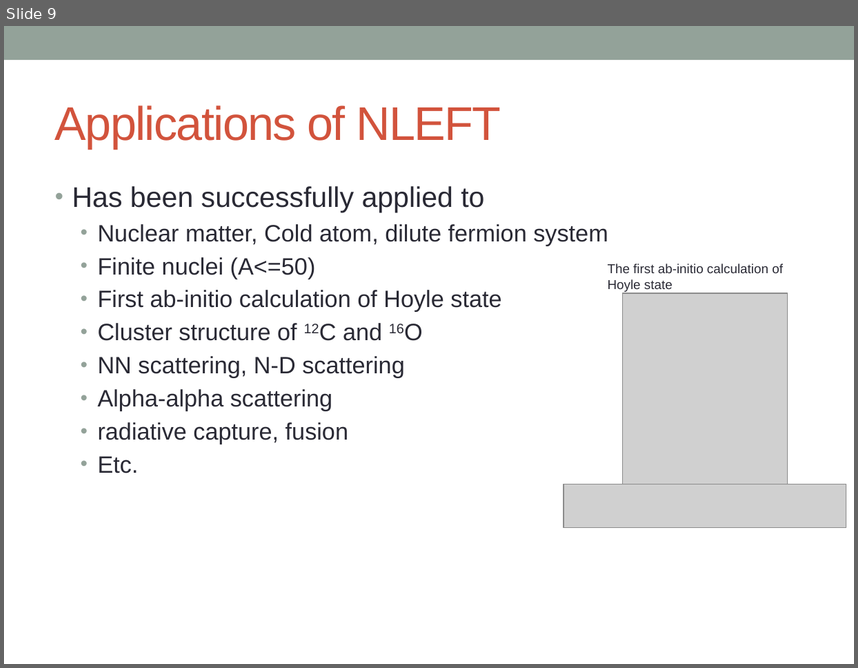
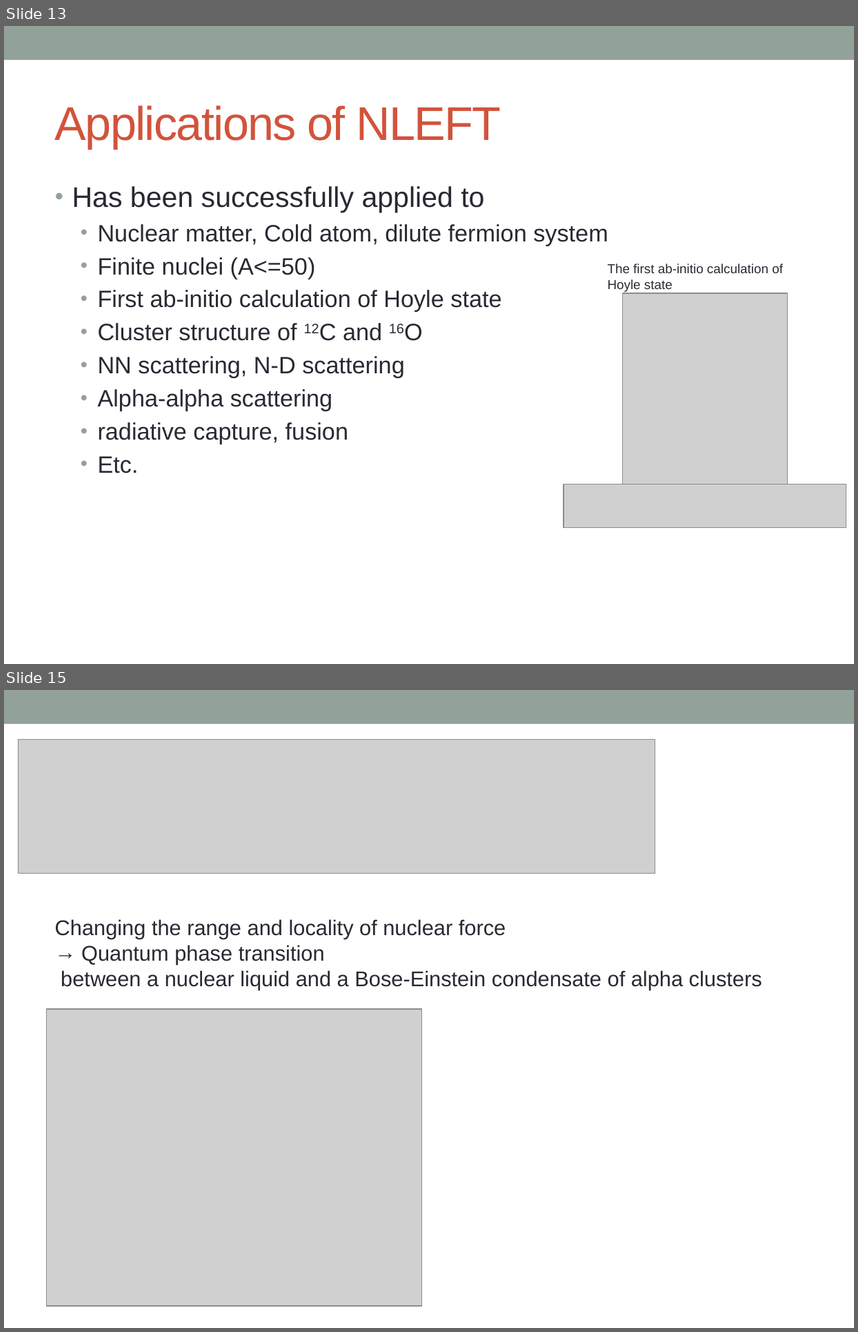
Before and after one commit to alphacentaury-github/NPSS2020, a slide deck: 20211002_BCC_OMEG.pptx. Shown one above the other, each under a label of ours: slide 9 before the commit, slides 13 and 15 after it; the slides between them are not shown. The pictures are 858x668 and 858x1332 pixels, drawn with LibreOffice and Linux fonts; fonts in the diff are those of the drawing; grey boxes stand for pictures. Boxes give left, top, right and bottom in pixels: in the first picture for what was removed or moved away, otherwise in the second. Text is boxed around its words. In the diff, an @@ line names an element or a change of style, - is before the commit and + after.

```diff
--- a/20211002_BCC_OMEG.pptx
+++ b/20211002_BCC_OMEG.pptx
@@ slide 15 added at [4, 690, 854, 1328], background #FFFFFF; not listed: 1 template element that a slide beside it also shows @@
@@ picture added at [18, 739, 655, 873] @@
@@ text added at [55, 919, 762, 989], 18 pt, text #292934 @@
+Changing the range and locality of nuclear force
+→ Quantum phase transition
+between a nuclear liquid and a Bose-Einstein condensate of alpha clusters
@@ picture added at [47, 1009, 422, 1305] @@
@@ what was slide 9 is now slide 13 @@
```
Also in this commit, not shown: 6 slides changed, 18 other slides added, 5 slides removed.
